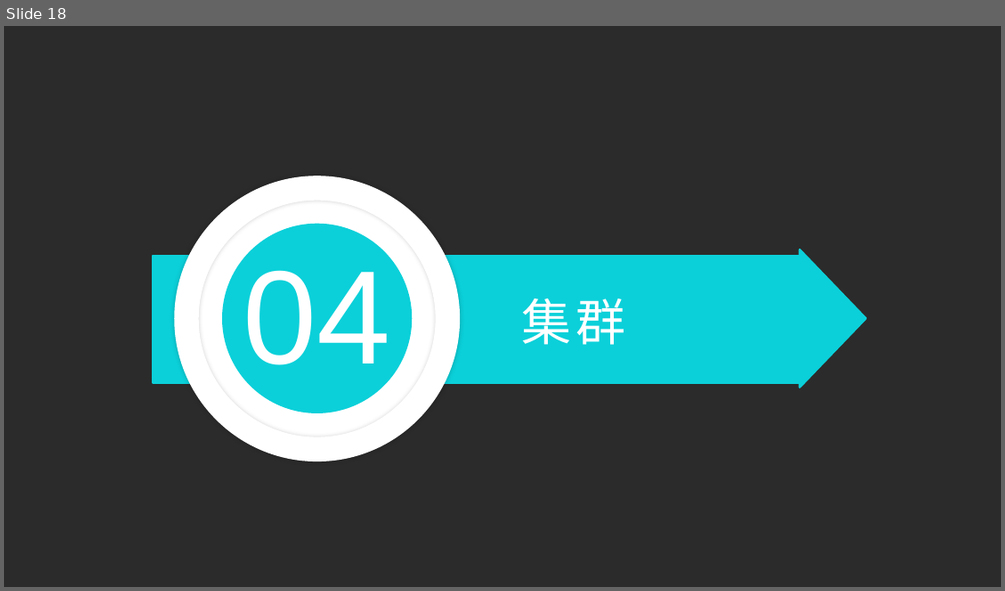
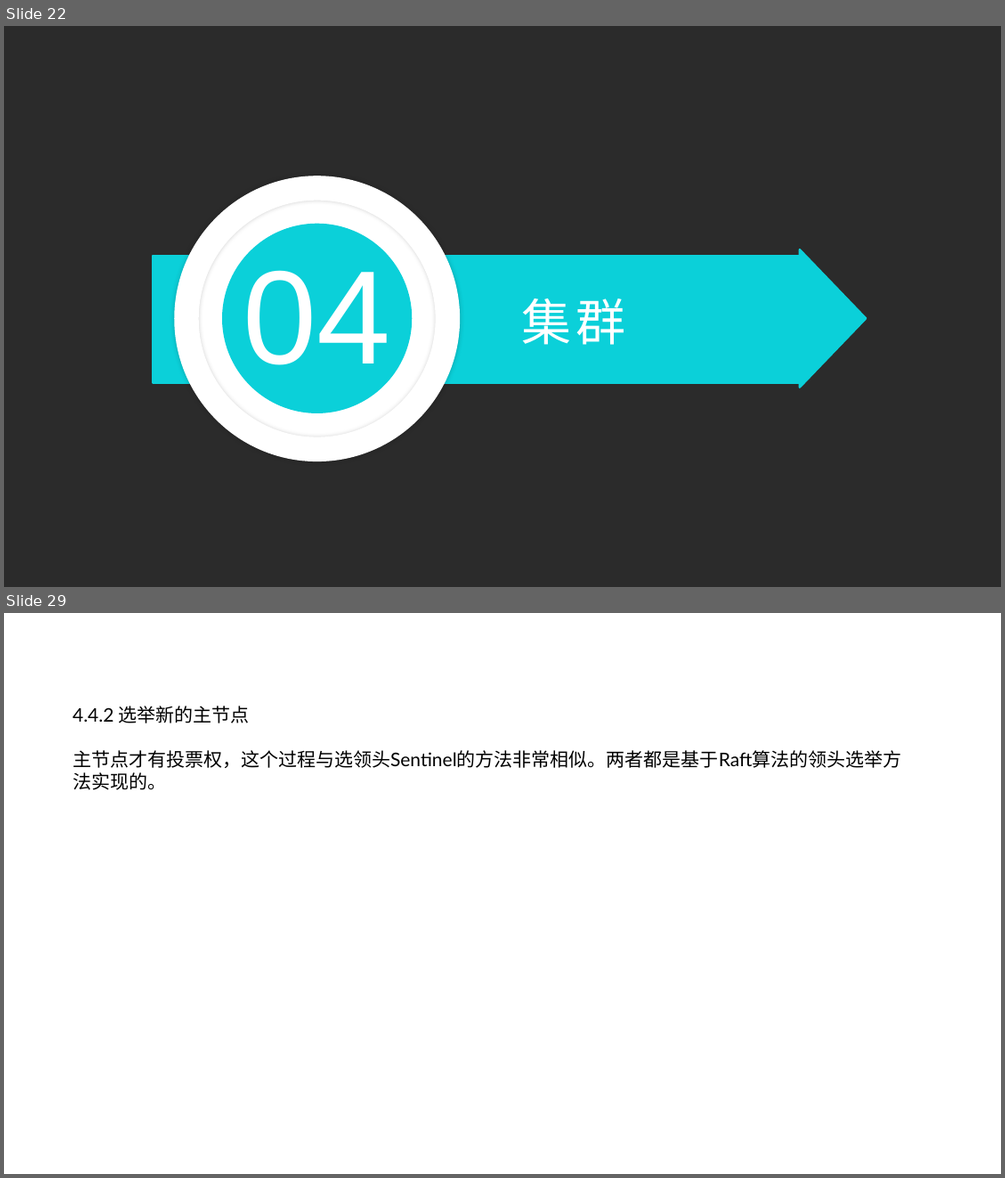
Before and after one commit to zhaozhiqiang8090/share-data, a slide deck: ppt/redis之多机数据库实现.pptx. Shown one above the other, each under a label of ours: slide 18 before the commit, slides 22 and 29 after it; the slides between them are not shown. The pictures are 1005x591 and 1005x1178 pixels, drawn with LibreOffice and Linux fonts; fonts in the diff are those of the drawing; background and template pictures are left out; a plain dark background stands for a picture behind light text. Boxes give left, top, right and bottom in pixels: in the first picture for what was removed or moved away, otherwise in the second. Text is boxed around its words. In the diff, an @@ line names an element or a change of style, - is before the commit and + after.

```diff
--- a/ppt/redis之多机数据库实现.pptx
+++ b/ppt/redis之多机数据库实现.pptx
@@ slide 29 added at (x1=4, y1=613, x2=1001, y2=1174), background picture (left out) @@
@@ text added at (x1=73, y1=706, x2=901, y2=790), 18 pt, text #000000 @@
+4.4.2 选举新的主节点
+主节点才有投票权，这个过程与选领头Sentinel的方法非常相似。两者都是基于Raft算法的领头选举方法实现的。
@@ what was slide 18 is now slide 22 @@
```
Also in this commit, not shown: 10 slides changed, 11 other slides added, 4 slides removed, 4 other files.
